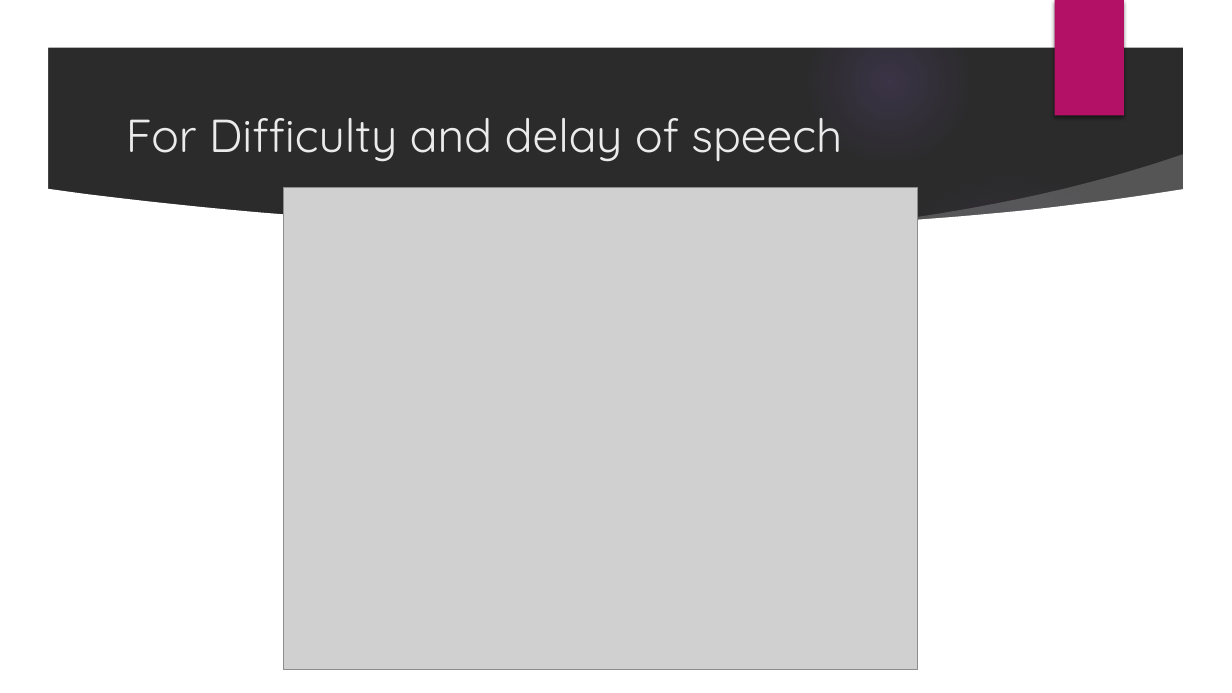
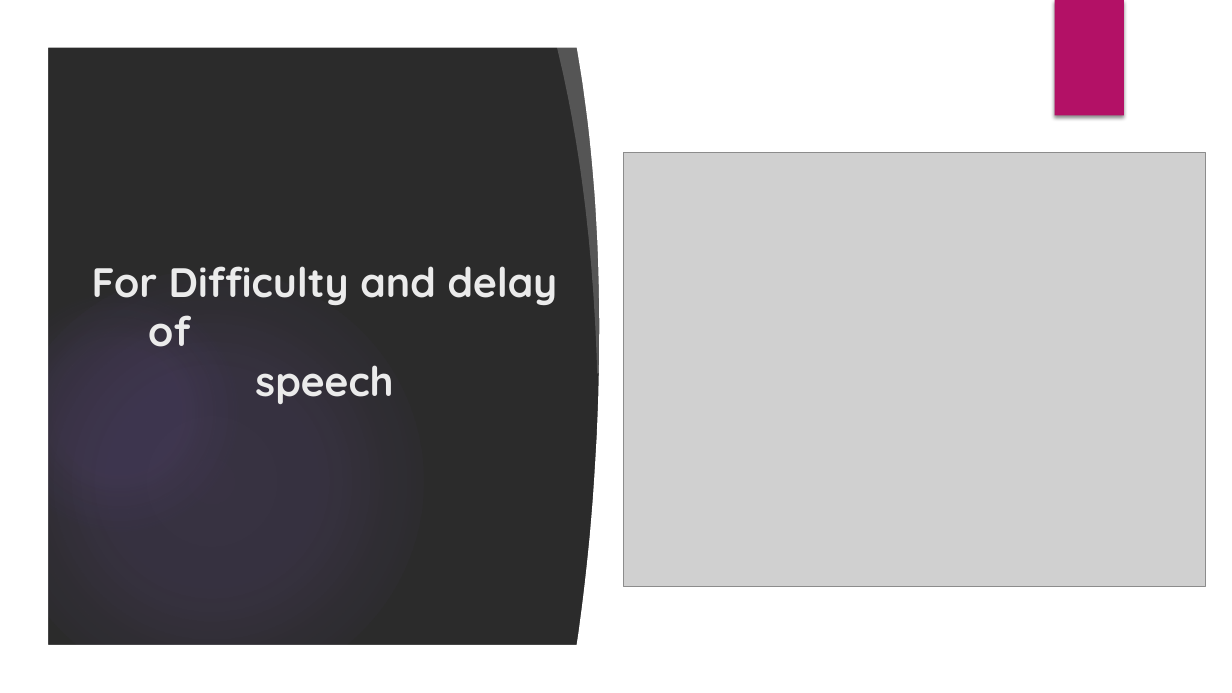
Before and after one commit to Mariumashraf/GP, a slide deck: slide 7 of Gp.pptx (slide 5 before the commit). Drawn at 1232x693 pixels with LibreOffice and Linux fonts; fonts in the diff are those of the drawing; grey boxes stand for pictures; background and template pictures are left out; a plain dark background stands for a picture behind light text. Boxes give left, top, right and bottom in pixels: in the first picture for what was removed or moved away, otherwise in the second. Text is boxed around its words. In the diff, an @@ line names an element or a change of style, - is before the commit and + after.

```diff
--- a/Gp.pptx
+++ b/Gp.pptx
@@ freeform shape added at box(556, 39, 627, 375), fill #FFFFFF at 20% opacity @@
@@ freeform shape at box(575, 40, 702, 652): rotation 0 to 270 degrees; outline redrawn @@
@@ rectangle added at box(624, 41, 1189, 653), fill #FFFFFF @@
@@ picture: place and size @@
-picture at box(284, 188, 918, 670)
+picture at box(624, 152, 1206, 587)
@@ freeform shape removed at box(857, 154, 1194, 255) @@
@@ ellipse removed at box(870, 169, 1154, 454) @@
@@ title "For Difficulty and delay of ...": place and size @@
-title "For Difficulty and delay of ..." at box(126, 118, 842, 162)
+title "For Difficulty and delay of ..." at box(92, 266, 558, 404)
@@ title "For Difficulty and delay of ..." at box(92, 266, 558, 404): size 36 to 32 pt, bold on; alignment left to centre; vertical alignment middle to bottom @@
```
Also in this commit, not shown: 2 other slides changed, 3 slides added, 1 slide removed.
